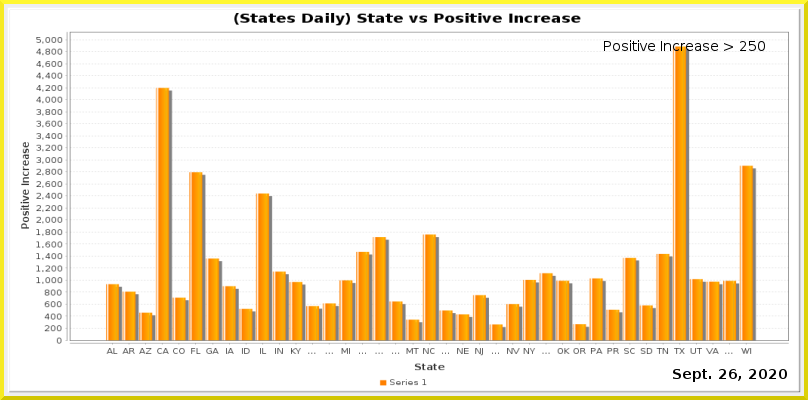
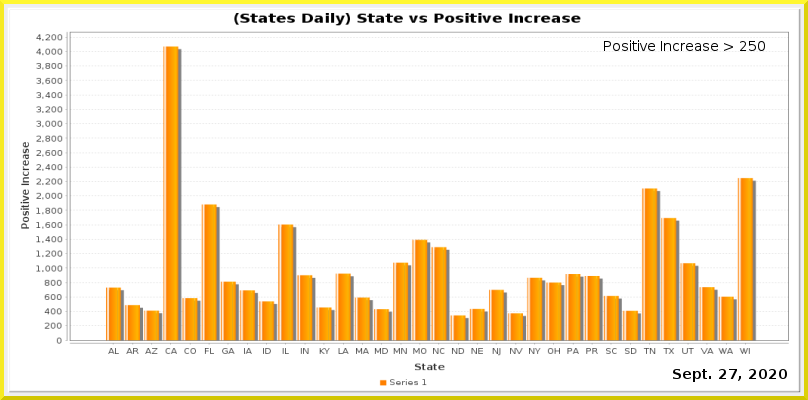
Layered file, before and after one edit (w=808, h=400). Changes by layer:
painted on "Current Date" over box(729, 369, 737, 379)
painted on "Date_vs_TestIncrease.png" over box(36, 34, 789, 356)
